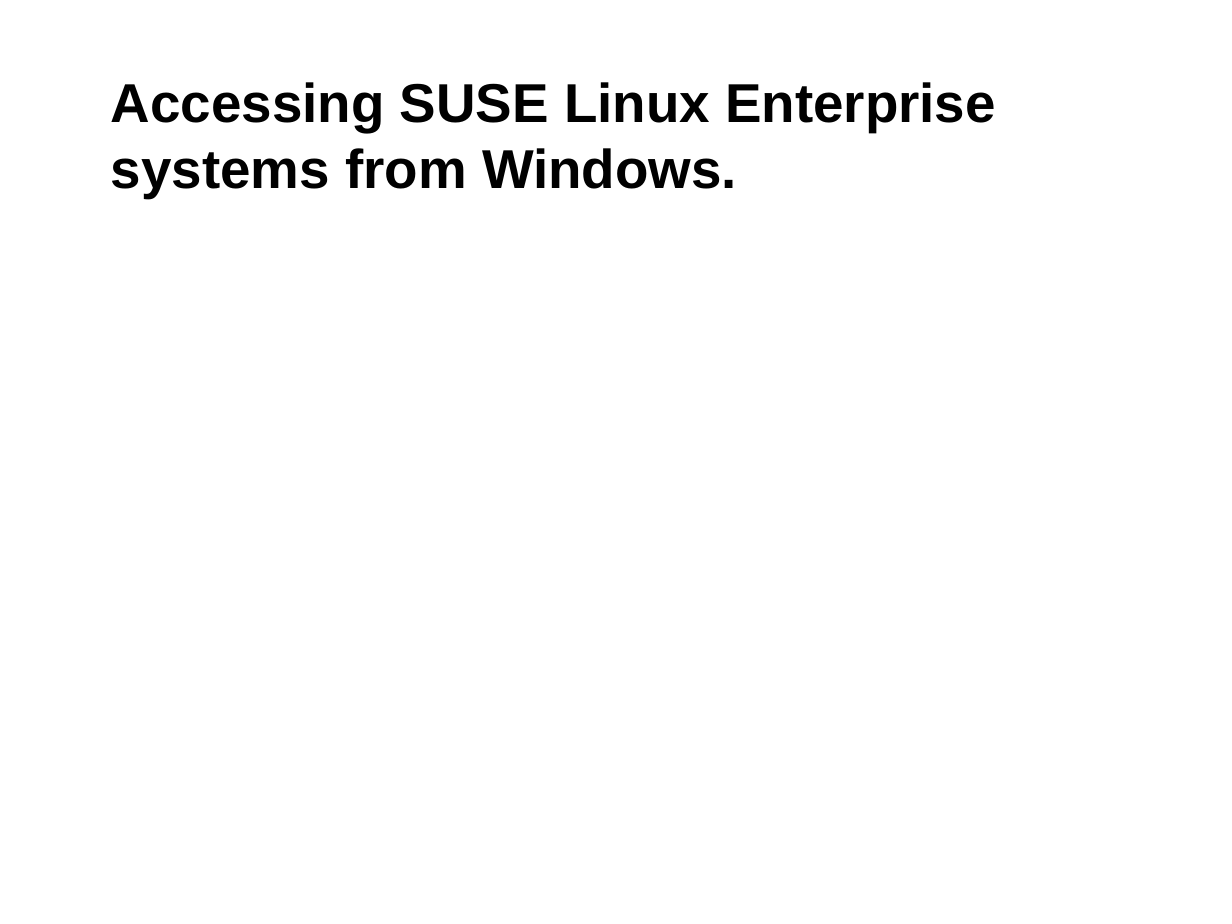
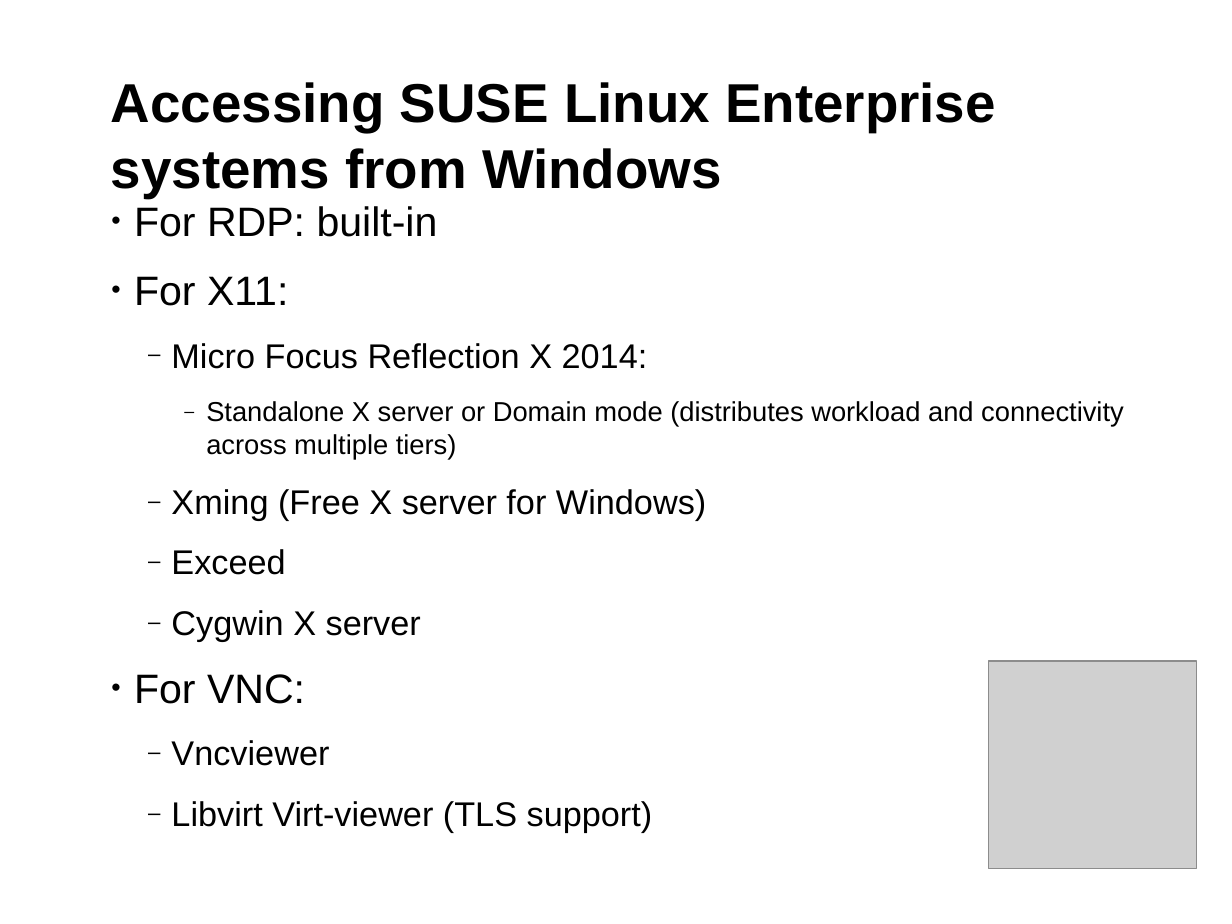
Before and after one commit to sreeves/presentation, a slide deck: slide 9 of SUSECON_2015_RemoteDesktop.odp (slide 7 before the commit). Drawn at 1232x924 pixels with LibreOffice and Linux fonts; fonts in the diff are those of the drawing; grey boxes stand for pictures; background and template pictures are left out. Boxes give left, top, right and bottom in pixels: in the first picture for what was removed or moved away, otherwise in the second. Text is boxed around its words. In the diff, an @@ line names an element or a change of style, - is before the commit and + after.

```diff
--- a/SUSECON_2015_RemoteDesktop.odp
+++ b/SUSECON_2015_RemoteDesktop.odp
@@ title at box(111, 82, 996, 198): text changed @@
-Accessing SUSE Linux Enterprise systems from Windows.
+Accessing SUSE Linux Enterprise systems from Windows
@@ text added at box(134, 206, 1124, 832), 20 pt, text #000000 @@
+• For RDP: built-in
+• For X11:
+  ‒ Micro Focus Reflection X 2014:
+    ‒ Standalone X server or Domain mode (distributes workload and connectivity across multiple tiers)
+  ‒ Xming (Free X server for Windows)
+  ‒ Exceed
+  ‒ Cygwin X server
+• For VNC:
+  ‒ Vncviewer
+  ‒ Libvirt Virt-viewer (TLS support)
@@ picture added at box(989, 662, 1196, 869) @@
```
Also in this commit, not shown: 3 other slides changed, 11 slides added, 3 slides removed, 1 other file.
